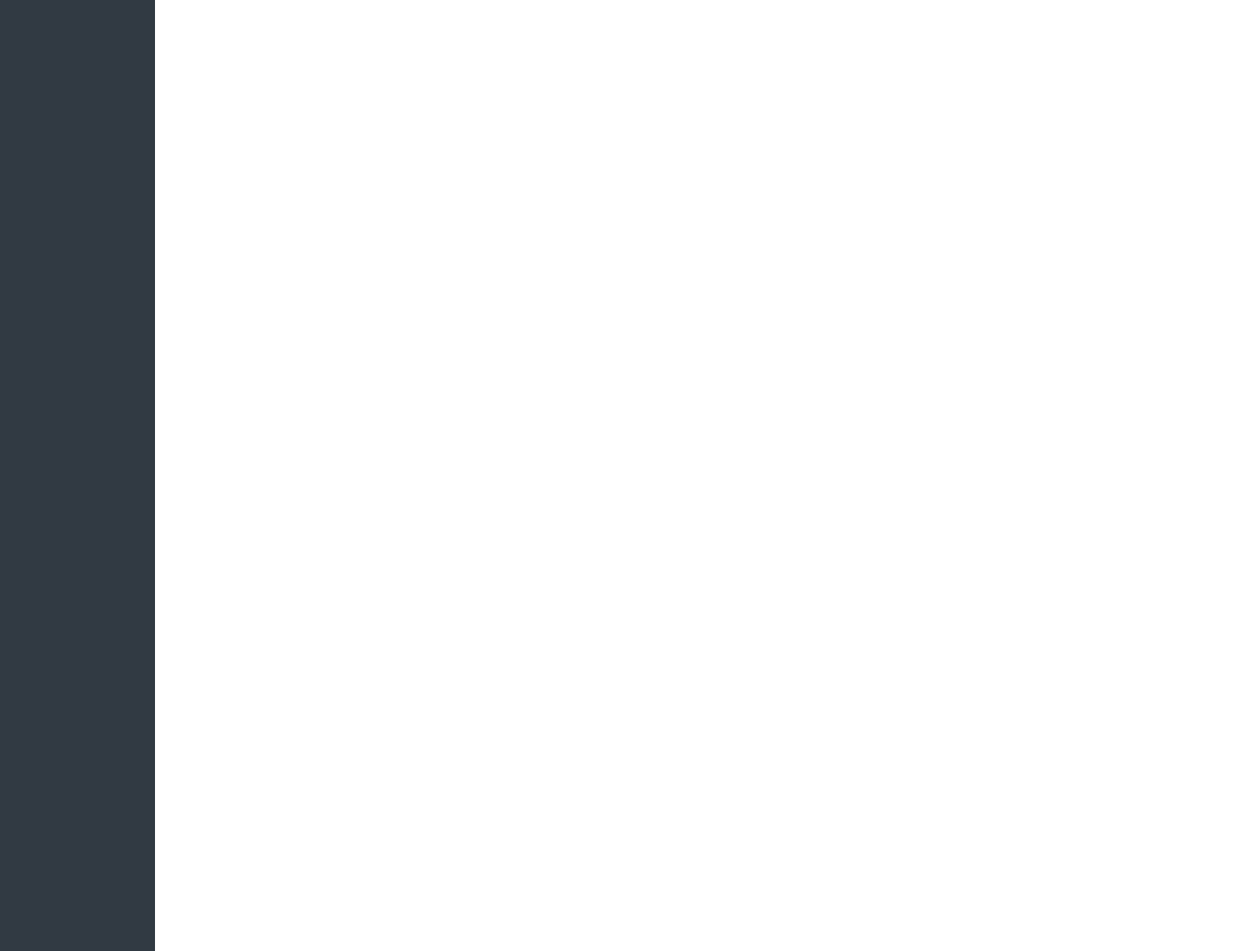
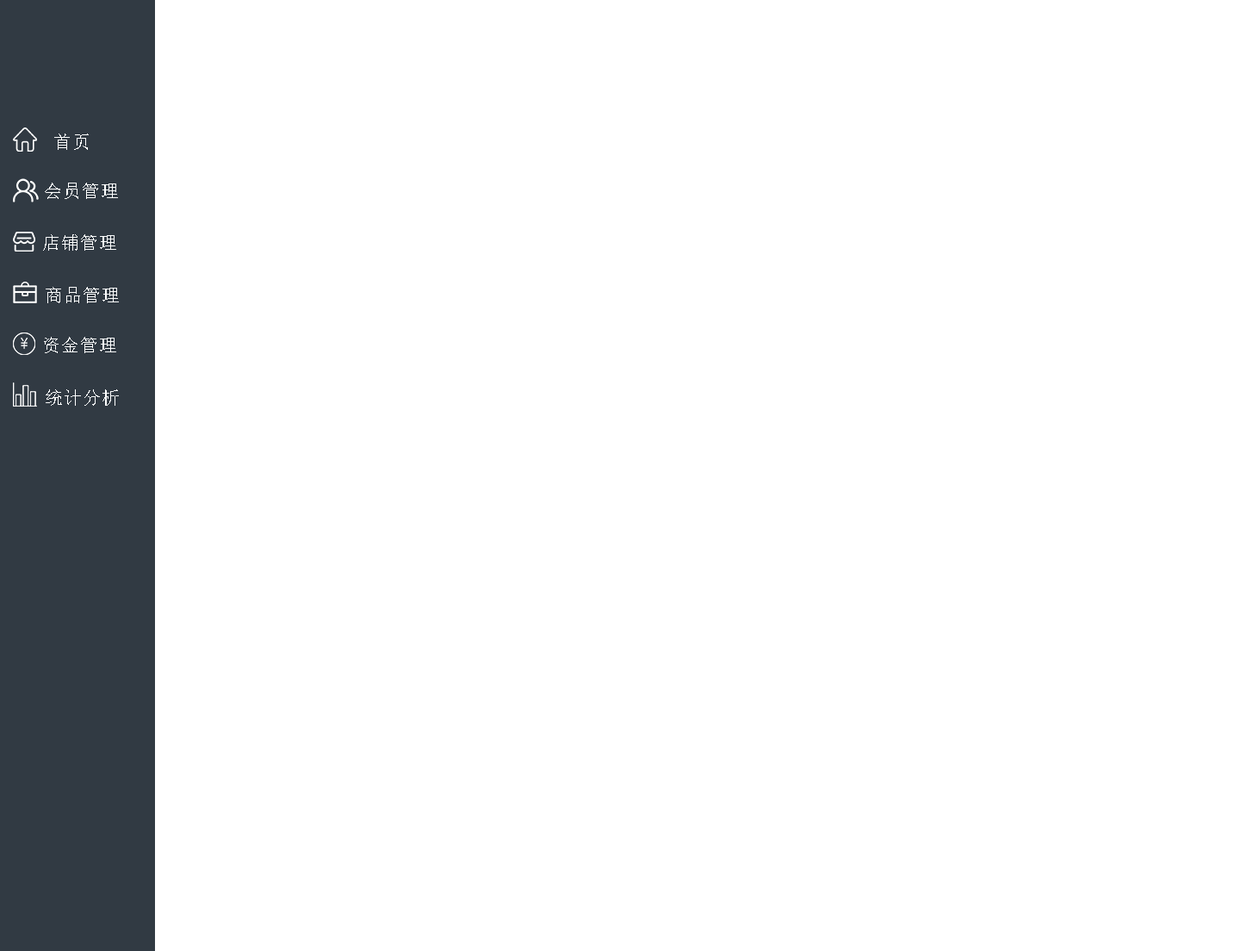
Before/after of a w=1240, h=951 layered artwork. What changed in the layer stack:
added group "左边栏" with 19 layers above "图层 1" over [12, 127, 119, 407]
added group "首页" (1st of 3, in "左边栏") with 2 layers in group "左边栏" over [12, 127, 89, 152]
added layer "首页" (2nd of 3, in "左边栏" › "首页") in group "首页" over [54, 133, 89, 150]
added layer "首页" (3rd of 3, in "左边栏" › "首页") in group "首页" over [12, 127, 38, 152]
added group "会员" with 2 layers in group "左边栏" over [12, 178, 119, 203]
added layer "会员管理" in group "会员" over [44, 182, 119, 199]
added layer "客户" in group "会员" over [12, 178, 39, 203]
added group "店铺" (1st of 2, in "左边栏") with 2 layers in group "左边栏" over [12, 231, 117, 252]
added layer "店铺管理" in group "店铺" over [43, 234, 117, 251]
added layer "店铺" (2nd of 2, in "左边栏" › "店铺") in group "店铺" over [12, 231, 36, 252]
added group "商品" (1st of 2, in "左边栏") with 2 layers in group "左边栏" over [12, 281, 119, 304]
added layer "商品管理" in group "商品" over [45, 286, 119, 304]
added layer "商品" (2nd of 2, in "左边栏" › "商品") in group "商品" over [12, 281, 38, 304]
added group "统计分析" (1st of 2, in "左边栏") with 2 layers in group "左边栏" over [12, 382, 119, 407]
added layer "统计分析" (2nd of 2, in "左边栏" › "统计分析") in group "统计分析" over [45, 389, 119, 406]
added layer "数据" in group "统计分析" over [12, 382, 38, 407]
added group "资金" (1st of 2, in "左边栏") with 2 layers in group "左边栏" over [12, 332, 117, 355]
added layer "资金管理" in group "资金" over [43, 336, 117, 354]
added layer "资金" (2nd of 2, in "左边栏" › "资金") in group "资金" over [12, 332, 36, 355]
renamed "图层 3" to "底色", moved it into group "左边栏" over [12, 127, 119, 407]
